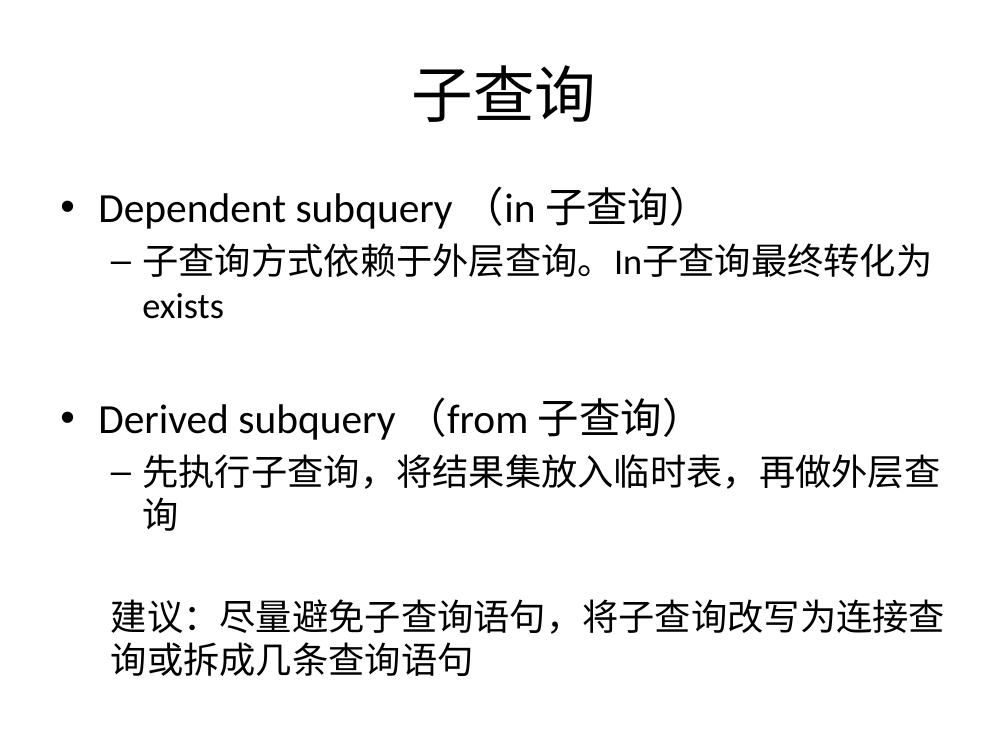
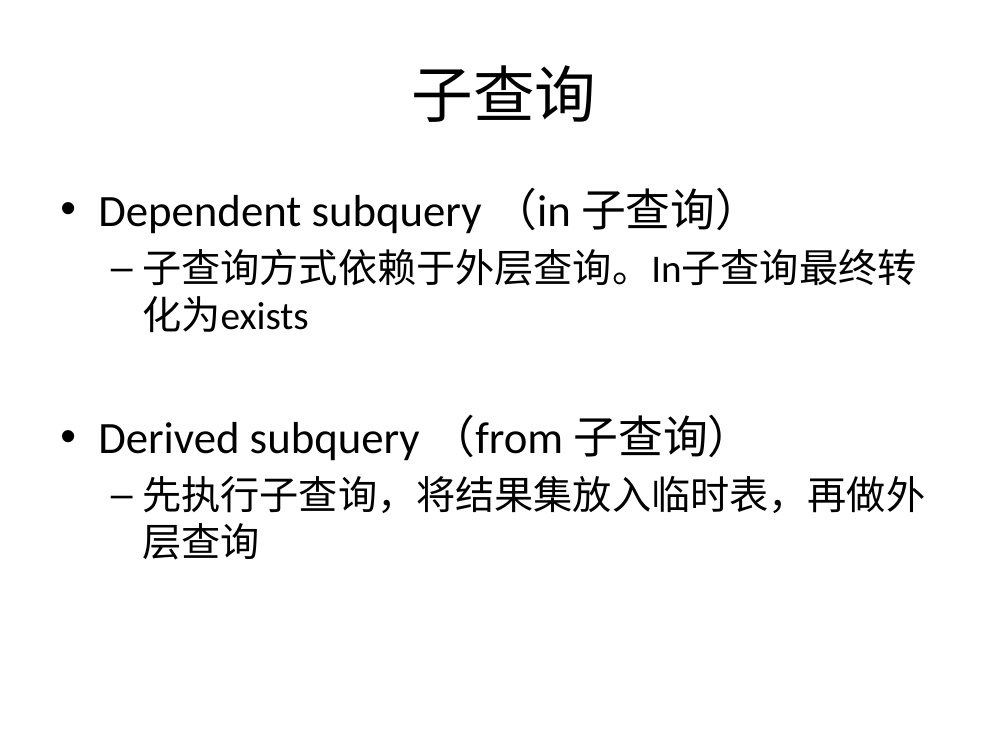
Before and after one commit to liuendy/practice, a slide deck: slide 6 of mysql/mysql分享-连接查询和子查询.pptx. Drawn at 1008x756 pixels with LibreOffice and Linux fonts; fonts in the diff are those of the drawing. Boxes give left, top, right and bottom in pixels: in the first picture for what was removed or moved away, otherwise in the second. Text is boxed around its words. In the diff, an @@ line names an element or a change of style, - is before the commit and + after.

```diff
--- a/mysql/mysql分享-连接查询和子查询.pptx
+++ b/mysql/mysql分享-连接查询和子查询.pptx
@@ text "Dependent subquery （in 子查询）" at box(98, 187, 925, 560): size 29.6 to 32 pt in "Dependent subquery （in 子查询）", "Derived subquery （from 子查询）"; size 25.9 to 28 pt in "子查询方式依赖于外层查询。In子查询最终转化为exists", "先执行子查询，将结果集放入临时表，再做外层查询" @@
@@ text at box(111, 599, 945, 676): paragraph removed @@
-  建议：尽量避免子查询语句，将子查询改写为连接查询或拆成几条查询语句
```
Also in this commit, not shown: 2 other slides changed, 1 slide added, 1 other file.
